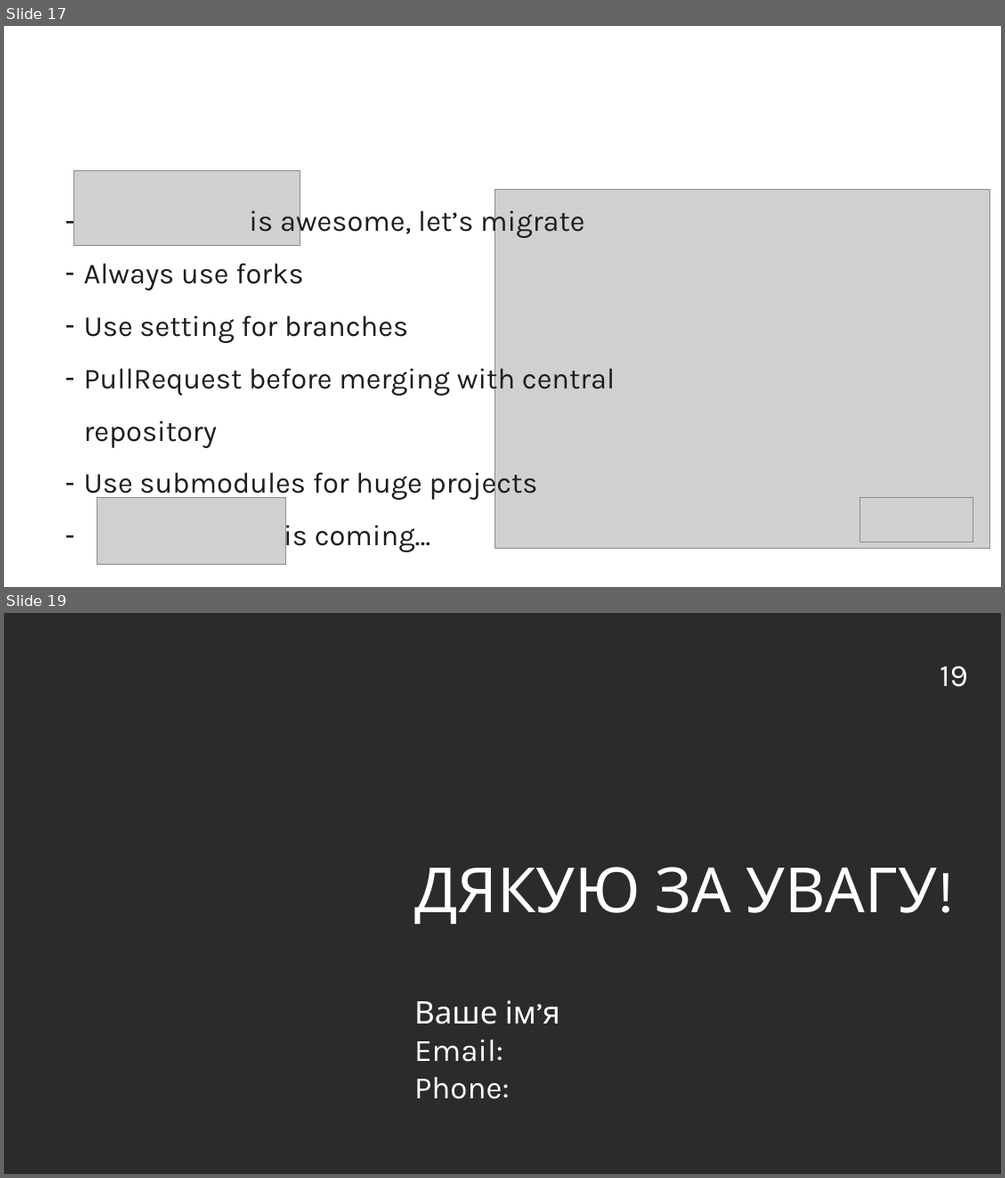
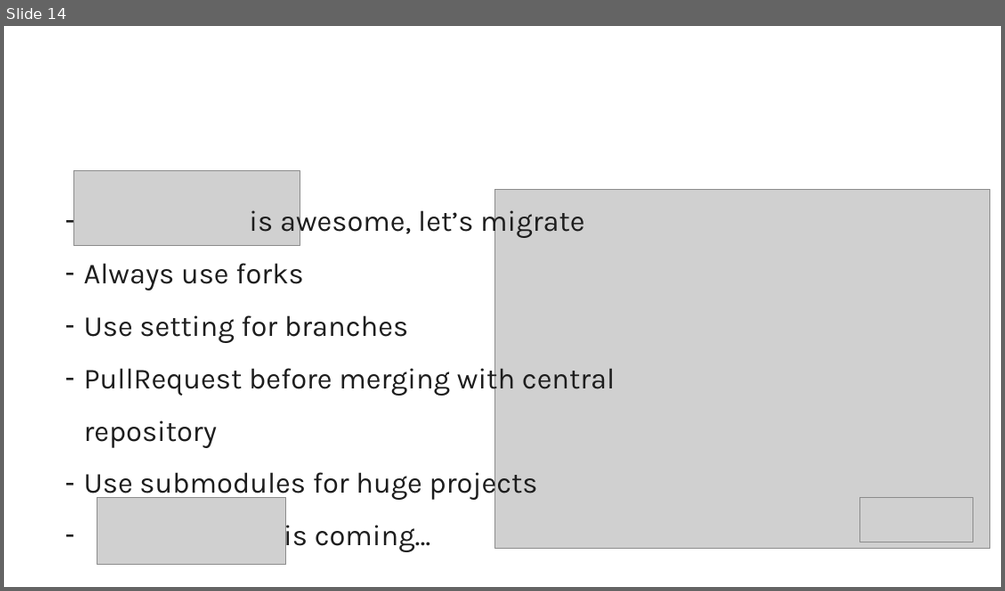
Before and after one commit to vitaliiTolmachov/Presentation, a slide deck: Presentation_easypay.pptx. Shown one above the other, each under a label of ours: slides 17 and 19 before the commit, slide 14 after it; the slides between them are not shown. The pictures are 1005x1178 and 1005x591 pixels, drawn with LibreOffice and Linux fonts; fonts in the diff are those of the drawing; grey boxes stand for pictures; background and template pictures are left out; a plain dark background stands for a picture behind light text. Boxes give left, top, right and bottom in pixels: in the first picture for what was removed or moved away, otherwise in the second. Text is boxed around its words. In the diff, an @@ line names an element or a change of style, - is before the commit and + after.

```diff
--- a/Presentation_easypay.pptx
+++ b/Presentation_easypay.pptx
@@ slide 19 removed at box(4, 613, 1001, 1174), background picture (left out) @@
@@ page number removed at box(939, 666, 968, 687) @@
-19
@@ title removed at box(414, 867, 937, 924) @@
-ДЯКУЮ ЗА УВАГУ!
@@ text removed at box(414, 1000, 560, 1099) @@
-Ваше ім’я
-Email:
-Phone:
@@ what was slide 17 is now slide 14 @@
```
Also in this commit, not shown: 10 other slides changed, 4 slides added, 7 other slides removed.
